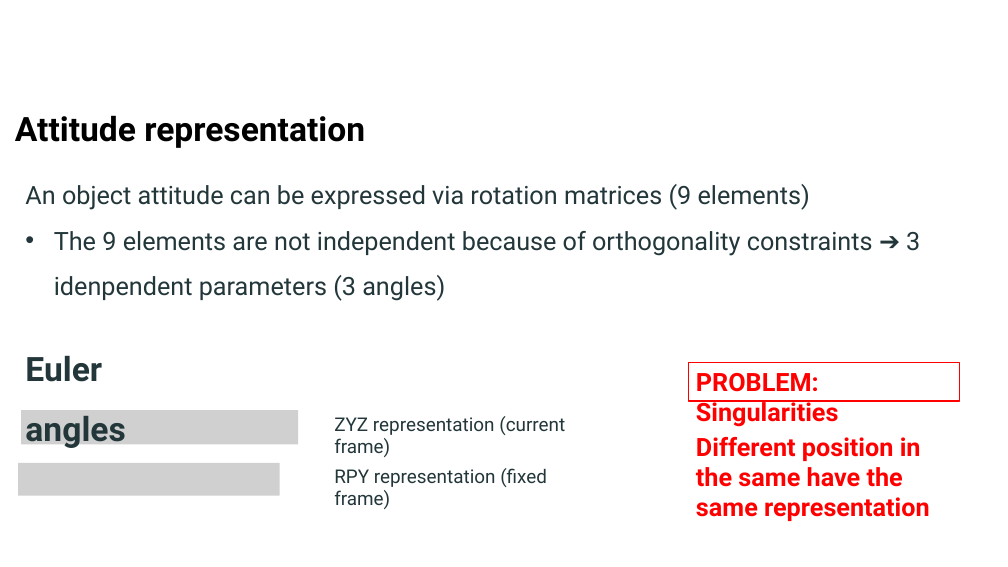
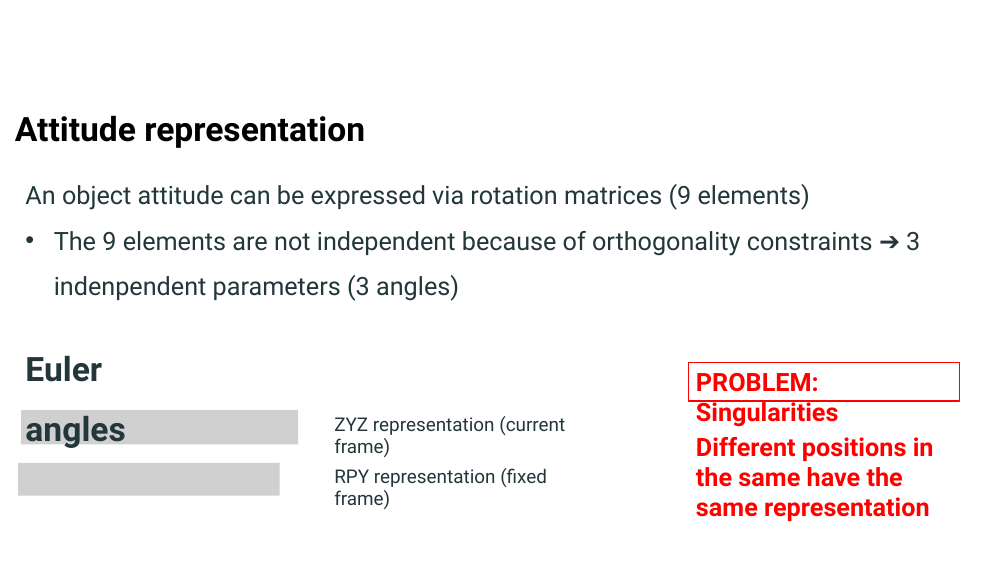
Before and after one commit to stegianna/IMAD_UniBg, a slide deck: slide 9 of Laboratorio_IMAD/Attitude_estimation/Attitude_estimation.pptx. Drawn at 1008x567 pixels with LibreOffice and Linux fonts; fonts in the diff are those of the drawing; grey boxes stand for pictures; background and template pictures are left out. Boxes give left, top, right and bottom in pixels: in the first picture for what was removed or moved away, otherwise in the second. Text is boxed around its words. In the diff, an @@ line names an element or a change of style, - is before the commit and + after.

```diff
--- a/Laboratorio_IMAD/Attitude_estimation/Attitude_estimation.pptx
+++ b/Laboratorio_IMAD/Attitude_estimation/Attitude_estimation.pptx
@@ text at <box>54,231,920,301</box>: text changed @@
-• The 9 elements are not independent because of orthogonality constraints ➔ 3 idenpendent parameters (3 angles)
+• The 9 elements are not independent because of orthogonality constraints ➔ 3 indenpendent parameters (3 angles)
@@ text at <box>696,437,934,521</box>: text changed @@
-Different position in the same have the same representation
+Different positions in the same have the same representation
```
Also in this commit, not shown: 3 other slides changed, 9 other files.
